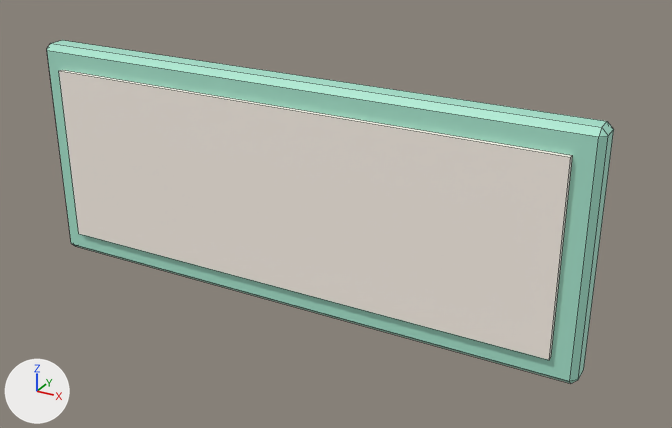
One commit to the FBX model assets/clean-a-cat/exports/CleanACat_Prop_WindowSign.fbx: the scene before it, then after it.
Before and after are seen from a 50 mm lens placed at (0.0449, -0.0744, 0.0353), pointed at (0.0042, -0.0004, -0.0017). Every picture has the same lights, and +X, +Y and +Z are marked at lower left. The picture after the commit comes second. Mesh edges are drawn as thin lines. Where no turn or scale is listed for an object, it has been applied to the vertices.

Objects in the first picture: 'CleanACat_Prop_WindowSign', 'CleanACat_Prop_WindowSign_Screen'.
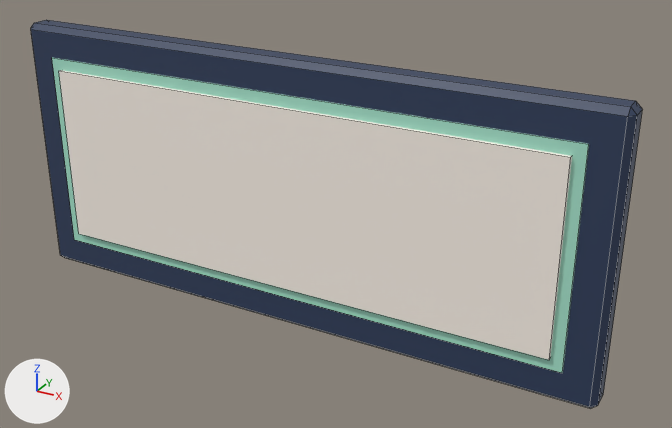
What changed in the scene script:
```text
Change me_cleanacat_prop_windowsign:
    used by ob_cleanacat_prop_windowsign; location = (0.0, 0.0, 0.0)
    remove me_cleanacat_prop_windowsign.from_pydata(...)  # 40 vertices, 38 faces; spans x -0.03..0.03, y -0.0033..0.0001, z -0.012..0.012
    add me_cleanacat_prop_windowsign.from_pydata(...)  # 48 vertices, 44 faces; spans x -0.032..0.032, y -0.0034..0.0001, z -0.014..0.014
    me_cleanacat_prop_windowsign part 1: a new loose piece, a box spanning x -0.0287..0.0287, y -0.0034..-0.0028, z -0.0107..0.0107, in mat_cleanacat_palette
    me_cleanacat_prop_windowsign part 2: the loose piece of 24 vertices spanning x -0.03..0.03, y -0.0033..-0.0003, z -0.012..0.012 is scaled about its middle by (1.07, 1, 1.17)
```

Boxes (x1, y1, x2, y2) around the edits, measured in the pictures (672 x 428 px; the box of a moved part takes in the faces that stretch with it):
'CleanACat_Prop_WindowSign', reshaped (8% wider, 13% taller)
    before: (47, 40, 614, 383)
    after: (31, 20, 643, 408)
part 1 of me_cleanacat_prop_windowsign, added
    after: (52, 57, 589, 373)
part 2 of me_cleanacat_prop_windowsign, moved or reshaped
    before: (47, 40, 614, 383)
    after: (31, 20, 643, 408)
